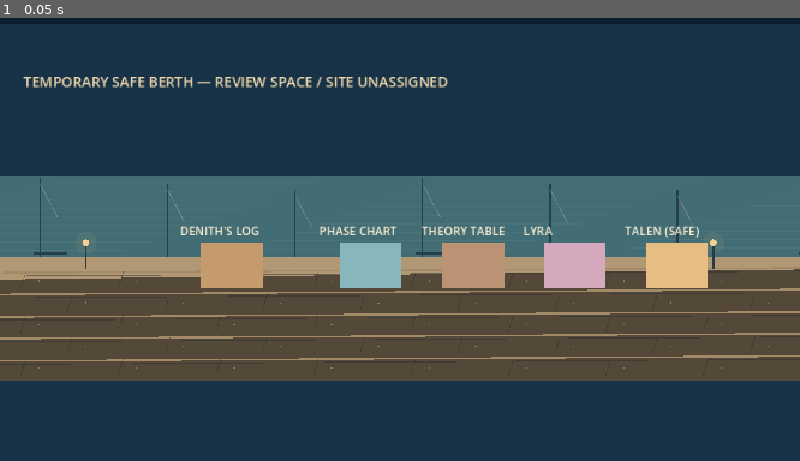
Above: before the commit, frame 1.
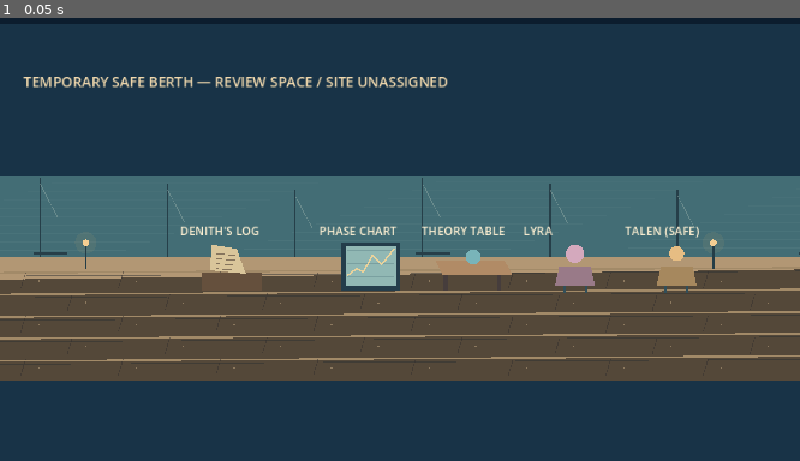
Above: after the commit, the same moment.

Repository: ndrorchestration/ToSailaStarrySky-jrpg
Game: Godot game, scene res://scenes/first_wake_postflight_family_review.tscn
The game is run twice, just before and just after one commit, with the same random seed, the same clock (stepped at 60 frames per second) and the same inputs. This scene is started directly instead of the project's main scene.
Inputs:
- Up to frame 1 (0.05 s): no input

The runs differ from the first frame. In frame 1, 3.0% of the frame differs, in the area x 25-89%, y 50-63%.

Commit message:
visual: replace Chapter One prop markers with readable silhouettes

Diff:
--- a/godot/scripts/first_wake_postflight_family_review.gd
+++ b/godot/scripts/first_wake_postflight_family_review.gd
@@ -137,8 +137,47 @@
         {"at": TALEN_POSITION, "label": "TALEN (SAFE)", "color": Color("#e6bd83")},
     ]:
         var p: Vector2 = item["at"]
-        draw_rect(Rect2(p + Vector2(-37, -92), Vector2(74, 55)), item["color"])
-        draw_string(ThemeDB.fallback_font, p + Vector2(-62, -101), str(item["label"]), HORIZONTAL_ALIGNMENT_LEFT, 160, 14, Color("#fff1d3"))
+        # Prop shapes now communicate their function rather than using
+        # identical colored squares. Character portraits remain unapproved.
+        var label_text: String = str(item["label"])
+        if label_text == "DENITH'S LOG":
+            draw_rect(Rect2(p + Vector2(-36, -57), Vector2(72, 22)), Color("#65503d"))
+            draw_colored_polygon(PackedVector2Array([
+                p + Vector2(-26, -59), p + Vector2(-24, -90),
+                p + Vector2(6, -85), p + Vector2(17, -55)
+            ]), Color("#d9c59a"))
+            for text_row in range(4):
+                draw_line(p + Vector2(-18, -79 + text_row * 6), p + Vector2(4, -77 + text_row * 6), Color("#85745d"), 1.0)
+        elif label_text == "PHASE CHART":
+            draw_rect(Rect2(p + Vector2(-35, -93), Vector2(70, 58)), Color("#243d4b"))
+            draw_rect(Rect2(p + Vector2(-30, -88), Vector2(60, 47)), Color("#91b8b4"))
+            for tick in range(5):
+                draw_line(p + Vector2(-28, -51 - tick * 8), p + Vector2(28, -51 - tick * 8), Color("#54797e", 0.38), 1.0)
+            var curve := PackedVector2Array([
+                p + Vector2(-28, -53), p + Vector2(-17, -61),
+                p + Vector2(-9, -57), p + Vector2(2, -77),
+                p + Vector2(13, -66), p + Vector2(28, -85)
+            ])
+            draw_polyline(curve, Color("#e9d29b"), 2.0)
+        elif label_text == "THEORY TABLE":
+            draw_colored_polygon(PackedVector2Array([
+                p + Vector2(-45, -70), p + Vector2(38, -70),
+                p + Vector2(47, -53), p + Vector2(-37, -53)
+            ]), Color("#b18b66"))
+            draw_line(p + Vector2(-33, -53), p + Vector2(-33, -35), Color("#463d3c"), 5.0)
+            draw_line(p + Vector2(31, -53), p + Vector2(31, -35), Color("#463d3c"), 5.0)
+            draw_circle(p + Vector2(0, -75), 9, Color("#79b4b9"))
+        else:
+            # Human figures are still placeholders; distinct head/body
+            # silhouettes avoid suggesting approved character sprite work.
+            draw_circle(p + Vector2(0, -79), 11 if label_text == "LYRA" else 9, item["color"])
+            draw_colored_polygon(PackedVector2Array([
+                p + Vector2(-19, -64), p + Vector2(19, -64),
+                p + Vector2(24, -40), p + Vector2(-24, -40)
+            ]), item["color"].darkened(0.28))
+            draw_line(p + Vector2(-13, -40), p + Vector2(-13, -32), Color("#324f59"), 3.0)
+            draw_line(p + Vector2(13, -40), p + Vector2(13, -32), Color("#324f59"), 3.0)
+        draw_string(ThemeDB.fallback_font, p + Vector2(-62, -101), label_text, HORIZONTAL_ALIGNMENT_LEFT, 160, 14, Color("#fff1d3"))
     if child_block_ship_viewed:
         draw_rect(Rect2(TALEN_POSITION + Vector2(-25, -69), Vector2(50, 13)), Color("#77a8c6"))
         draw_rect(Rect2(TALEN_POSITION + Vector2(-9, -80), Vector2(17, 12)), Color("#f1c376"))
--- a/godot/scripts/first_wake_salvage_review.gd
+++ b/godot/scripts/first_wake_salvage_review.gd
@@ -170,7 +170,35 @@
 
 func _station(pos: Vector2, label: String, item_id: String, color: Color) -> void:
     var already_taken: bool = item_id != "" and item_id in core.recovered
-    draw_rect(Rect2(pos + Vector2(-35, -90), Vector2(70, 58)), Color("#3b675f") if already_taken else color)
+    # Recognizable silhouettes replace the earlier single flat placeholder
+    # rectangles; positions and physical pickup permissions are unchanged.
+    var left := pos.x - 35.0
+    var top := pos.y - 90.0
+    draw_rect(Rect2(left - 3, top + 54, 76, 5), Color("#27383e", 0.65))
+    if item_id == "recovered_supply":
+        draw_rect(Rect2(left, top + 9, 70, 46), Color("#614c3a") if not already_taken else Color("#355a55"))
+        draw_colored_polygon(PackedVector2Array([
+            Vector2(left - 3, top + 10), Vector2(left + 14, top),
+            Vector2(left + 60, top), Vector2(left + 73, top + 10)
+        ]), Color("#c8a171"))
+        for strap in [12.0, 53.0]:
+            draw_line(Vector2(left + strap, top + 9), Vector2(left + strap, top + 51), Color("#c3a66a"), 3.0)
+        draw_rect(Rect2(left + 28, top + 24, 15, 11), Color("#d1bc8a"))
+    elif item_id == "recovered_part":
+        draw_circle(pos + Vector2(0, -63), 26, Color("#334953"))
+        draw_arc(pos + Vector2(0, -63), 24, 0, TAU, 24, Color("#c6b899"), 5.0)
+        draw_circle(pos + Vector2(0, -63), 12, Color("#8ac4c7"))
+        for tooth in range(8):
+            var angle := TAU * float(tooth) / 8.0
+            draw_line(pos + Vector2(cos(angle), sin(angle)) * 22 + Vector2(0, -63), pos + Vector2(cos(angle), sin(angle)) * 33 + Vector2(0, -63), Color("#d7c099"), 5.0)
+    else:
+        draw_colored_polygon(PackedVector2Array([
+            Vector2(left, top + 54), Vector2(left, top + 19),
+            Vector2(left + 35, top), Vector2(left + 70, top + 19),
+            Vector2(left + 70, top + 54)
+        ]), Color("#446773") if not already_taken else Color("#3b675f"))
+        draw_line(Vector2(left + 12, top + 27), Vector2(left + 58, top + 27), Color("#d6bd8c"), 3.0)
+        draw_circle(Vector2(left + 35, top + 39), 7, Color("#aad4cf"))
     draw_string(ThemeDB.fallback_font, pos + Vector2(-80, -99), label, HORIZONTAL_ALIGNMENT_LEFT, 162, 14, Color("#f9e8c8"))
     if already_taken:
         draw_line(pos + Vector2(-20, -63), pos + Vector2(20, -39), Color("#e7f0d7"), 3.0)
